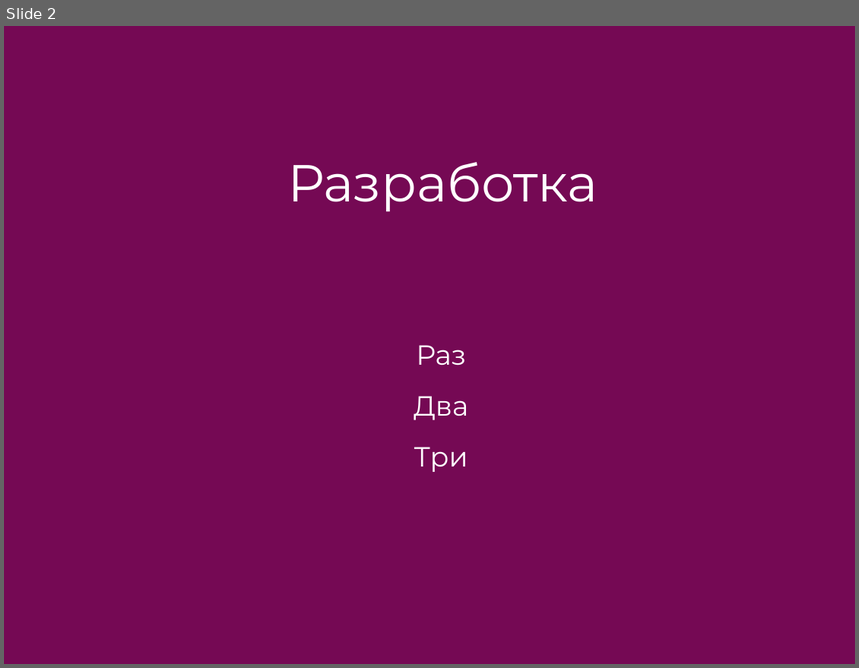
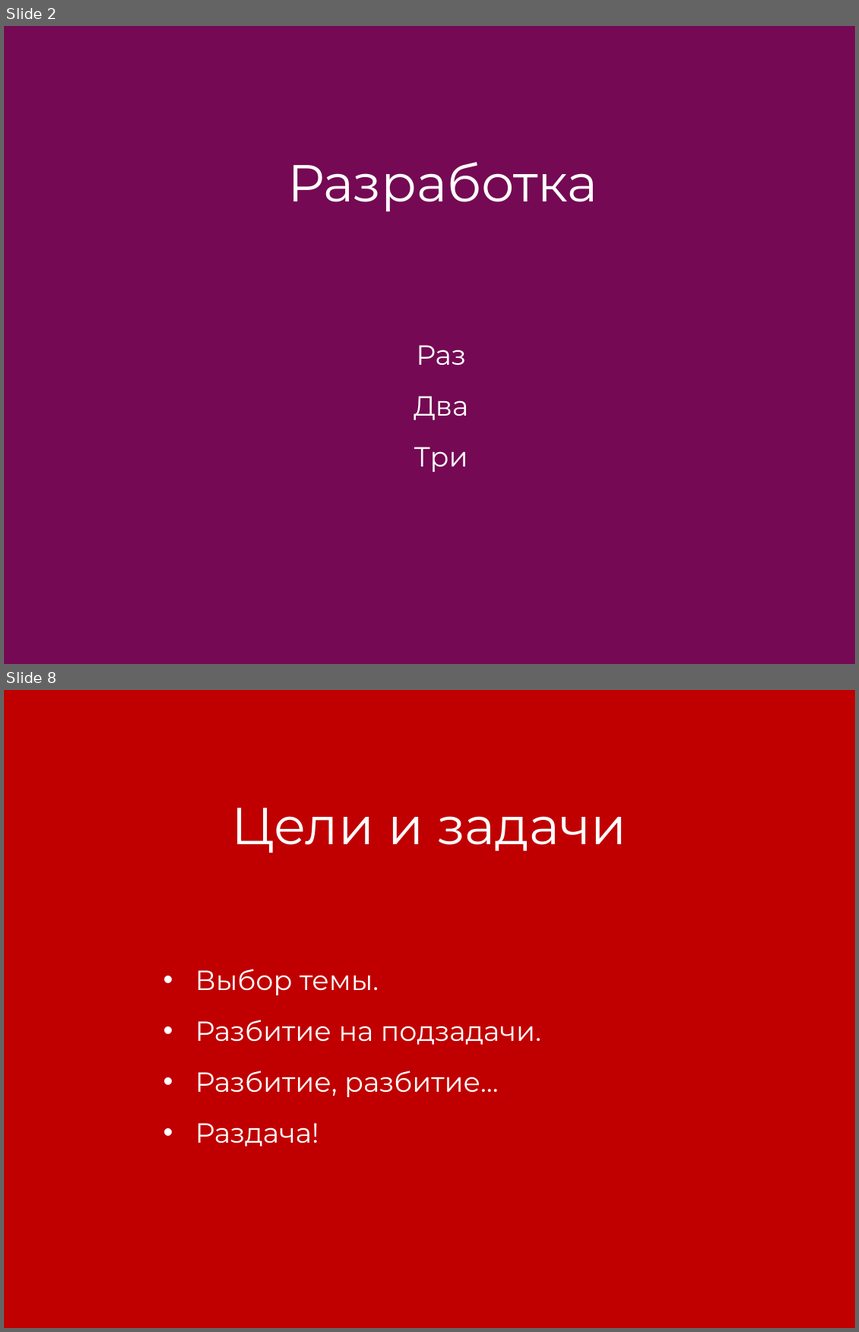
Before and after one commit to Nightblade73/SimpleAudioEditor, a slide deck: PP.pptx. Shown one above the other, each under a label of ours: slide 2 before the commit, slides 2 and 8 after it; the slides between them are not shown. The pictures are 859x668 and 859x1332 pixels, drawn with LibreOffice and Linux fonts; fonts in the diff are those of the drawing. Boxes give left, top, right and bottom in pixels: in the first picture for what was removed or moved away, otherwise in the second. Text is boxed around its words. In the diff, an @@ line names an element or a change of style, - is before the commit and + after.

```diff
--- a/PP.pptx
+++ b/PP.pptx
@@ slide 8 added at (4,690,855,1328), background #C00000 @@
@@ title added at (232,808,626,853), 44 pt, text #FFFFFF @@
+Цели и задачи
@@ text added at (196,969,541,1147), 23.4 pt, text #FFFFFF @@
+• Выбор темы.
+• Разбитие на подзадачи.
+• Разбитие, разбитие…
+• Раздача!
```
Also in this commit, not shown: 1 slide changed, 13 other slides added, 1 other file.
